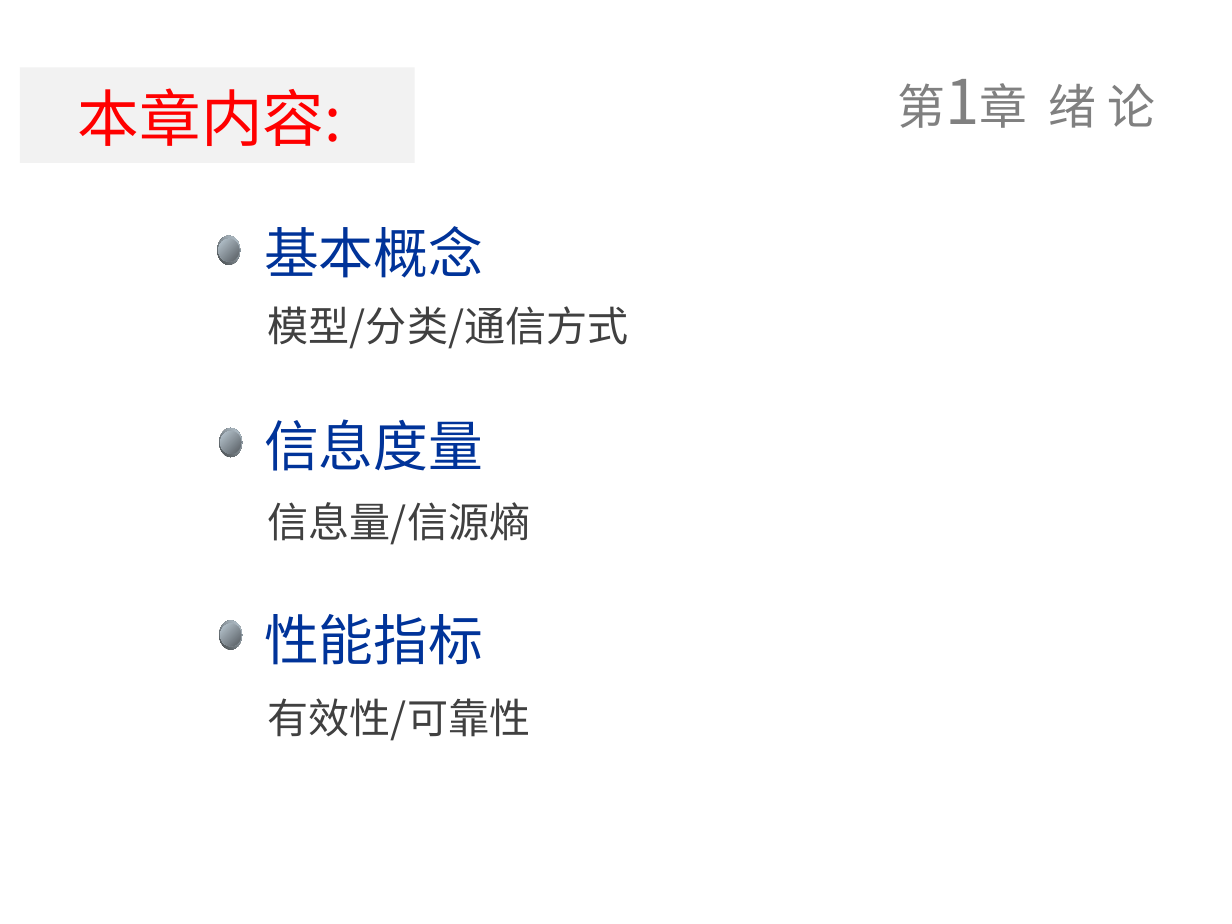
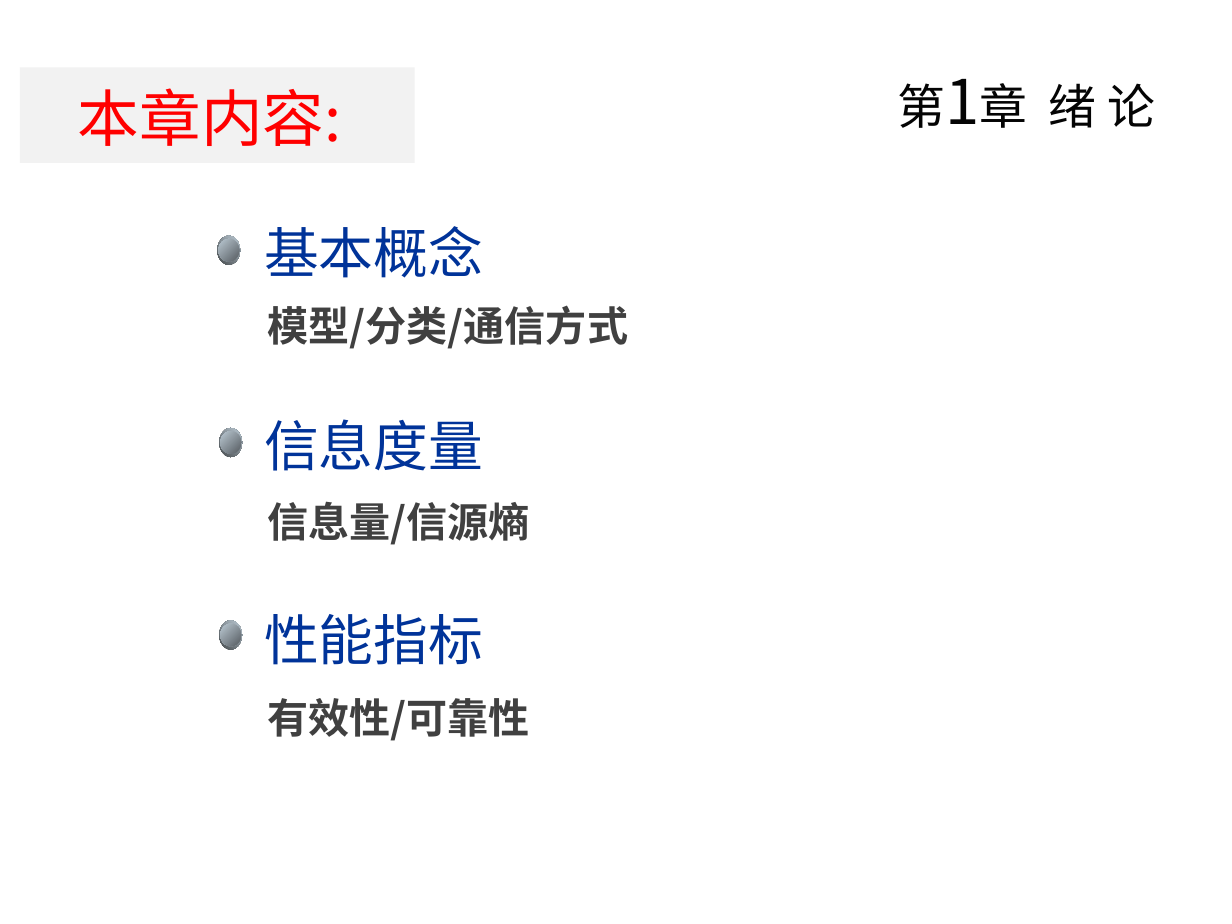
Before and after one commit to Happyday159/course-materials, a slide deck: slide 6 of files/lecture1a.pptx (slide 5 before the commit). Drawn at 1232x924 pixels with LibreOffice and Linux fonts; fonts in the diff are those of the drawing; background and template pictures are left out. Boxes give left, top, right and bottom in pixels: in the first picture for what was removed or moved away, otherwise in the second. Text is boxed around its words. In the diff, an @@ line names an element or a change of style, - is before the commit and + after.

```diff
--- a/files/lecture1a.pptx
+++ b/files/lecture1a.pptx
@@ text "第1章 绪 论" at <box>898,83,1155,128</box>: text colour #808080 to #040404 @@
@@ text "模型/分类/通信方式" at <box>264,305,628,741</box>: bold on @@
```
Also in this commit, not shown: 11 other slides changed, 7 slides added, 15 slides removed, 2 other files.
